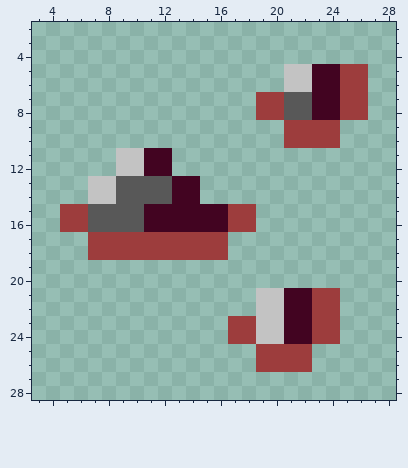
Pixel-art sprite: resources/textures/structers/rock_2.png. This is how it looked before the edit.
The file is 64x64 pixels, drawn in blocks of 2x2; one block is one cell here. Shown: x 3..28, y 2..28.
The same view after the edit:
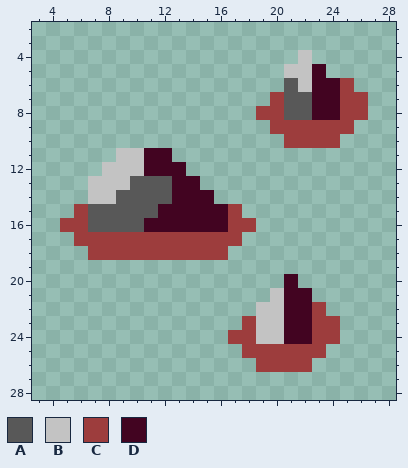
Palette (. is transparent): A #585858  B #c3c3c3  C #9d3d3d  D #420421
Change:
The edit turns colour B into colour A in row 6 at x 21.
The edit turns colour D into colour A in row 15 at x 11.
There is now colour B in row 4 at x 22; in row 12 at x 8.
The edit turns colour A into colour B in row 13 at x 9.
There is now colour C in row 9 at x 20 and 25; in row 17 at x 6 and 17; in row 25 at x 18 and 23.
There is now colour D in row 12 at x 13; in row 14 at x 15; in row 20 at x 21.
Colour B is removed in row 21 at x 19.
Colour C is removed in row 5 at x 25 to 26; in row 6 at x 26; in row 7 at x 19; in row 15 at x 5 and 18; in row 21 at x 23 to 24; in row 22 at x 24.
Colour C is removed in row 23 at x 17.
Colour D is removed in row 5 at x 24.
